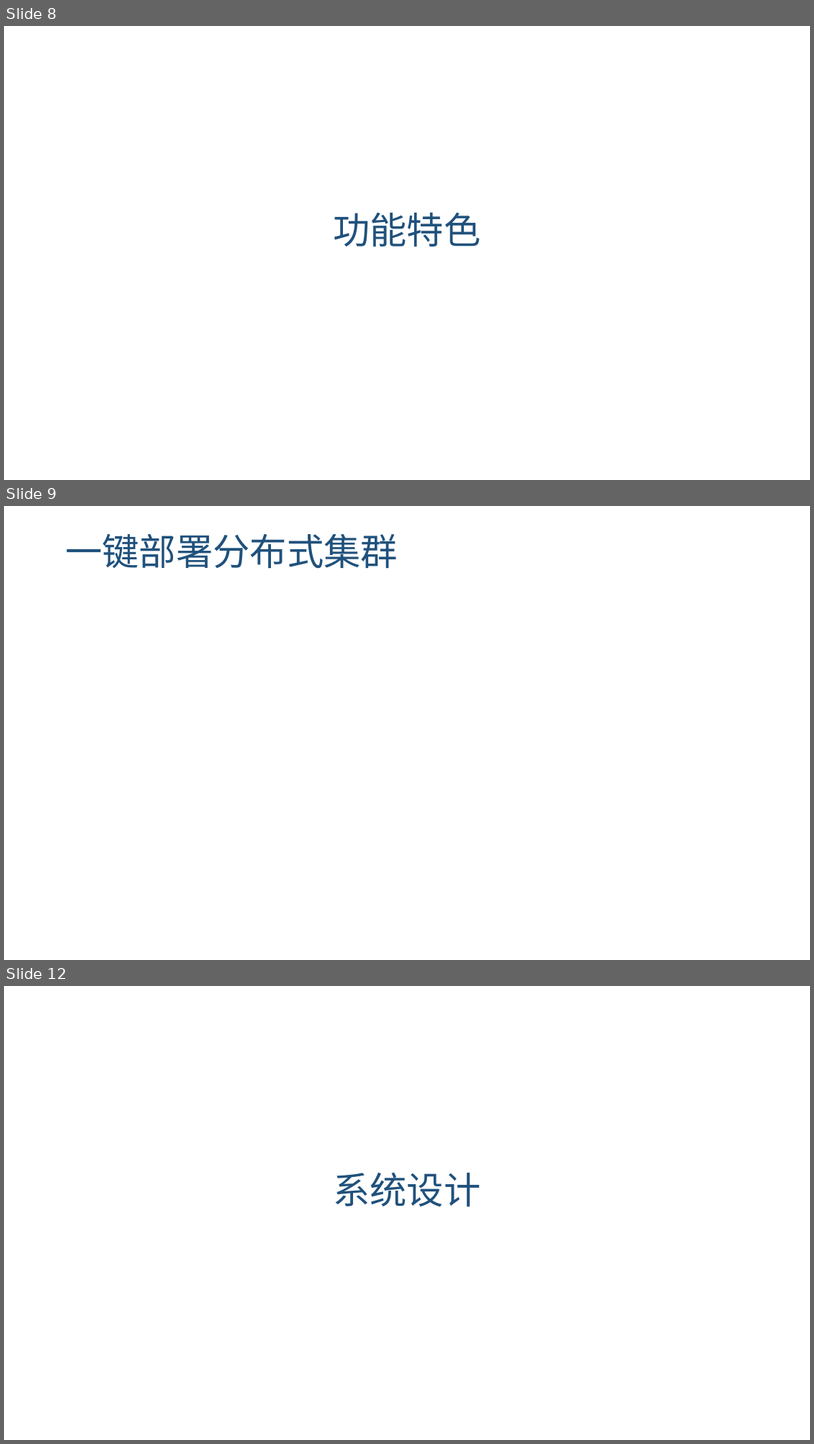
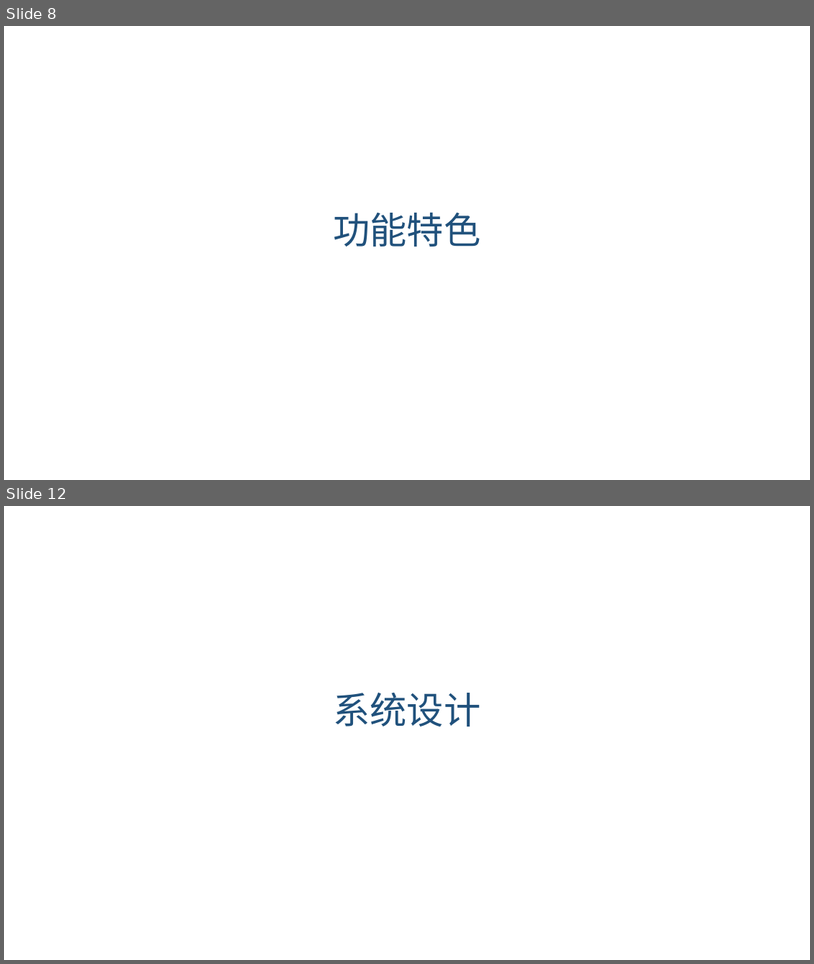
Before and after one commit to kangyifei/intel-minicloud, a slide deck: doc/演示PPT-v1.pptx. Shown one above the other, each under a label of ours: slides 8, 9 and 12 before the commit, slides 8 and 12 after it; the slides between them are not shown. The pictures are 814x1444 and 814x964 pixels, drawn with LibreOffice and Linux fonts; fonts in the diff are those of the drawing; background and template pictures are left out. Boxes give left, top, right and bottom in pixels: in the first picture for what was removed or moved away, otherwise in the second. Text is boxed around its words. In the diff, an @@ line names an element or a change of style, - is before the commit and + after.

```diff
--- a/doc/演示PPT-v1.pptx
+++ b/doc/演示PPT-v1.pptx
@@ slide 9 removed at (4,506,810,960), background picture (left out) @@
@@ title removed at (65,534,398,569) @@
-一键部署分布式集群
```
Also in this commit, not shown: 4 slides changed, 6 slides added, 6 other slides removed.
